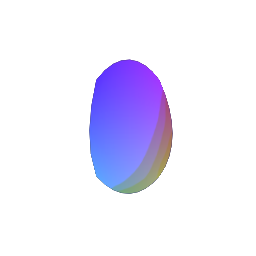
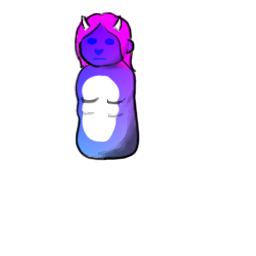
Layers edited between the first and the second 256x256 image:
added group "neutral" with 15 layers in group "poses" over 72, 12, 162, 194
added group "overlay" with 3 layers in group "neutral" over 74, 12, 145, 163
added layer "ink" in group "overlay" over 74, 12, 140, 161
added layer "shading" (multiply, 60%) in group "overlay" over 77, 42, 145, 163
added layer "paint" in group "overlay" over 81, 17, 124, 148
added group "uv2" with 3 layers in group "neutral" over 86, 37, 115, 61
added layer "mouf" in group "uv2" over 87, 53, 108, 61
added layer "nose" in group "uv2" over 93, 48, 104, 57
added layer "eyes" in group "uv2" over 86, 37, 115, 45
added group "uv1" with 5 layers in group "neutral" over 72, 12, 161, 159
added layer "hair" in group "uv1" over 74, 12, 134, 70
added layer "ear" in group "uv1" over 124, 36, 134, 53
added layer "head" (2nd of 2, in "poses" › "neutral" › "uv1") in group "uv1" over 78, 19, 129, 67
added layer "Layer 3" in group "uv1" over 129, 66, 161, 157
added layer "torso" in group "uv1" over 72, 65, 137, 159
hid group "test texcoords" (2 layers) over 89, 59, 173, 194
